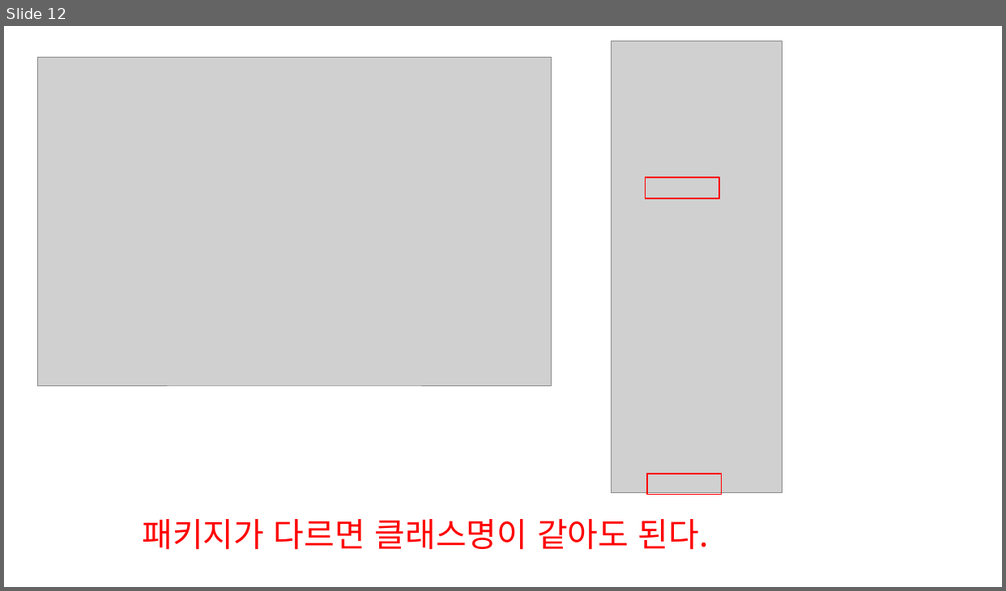
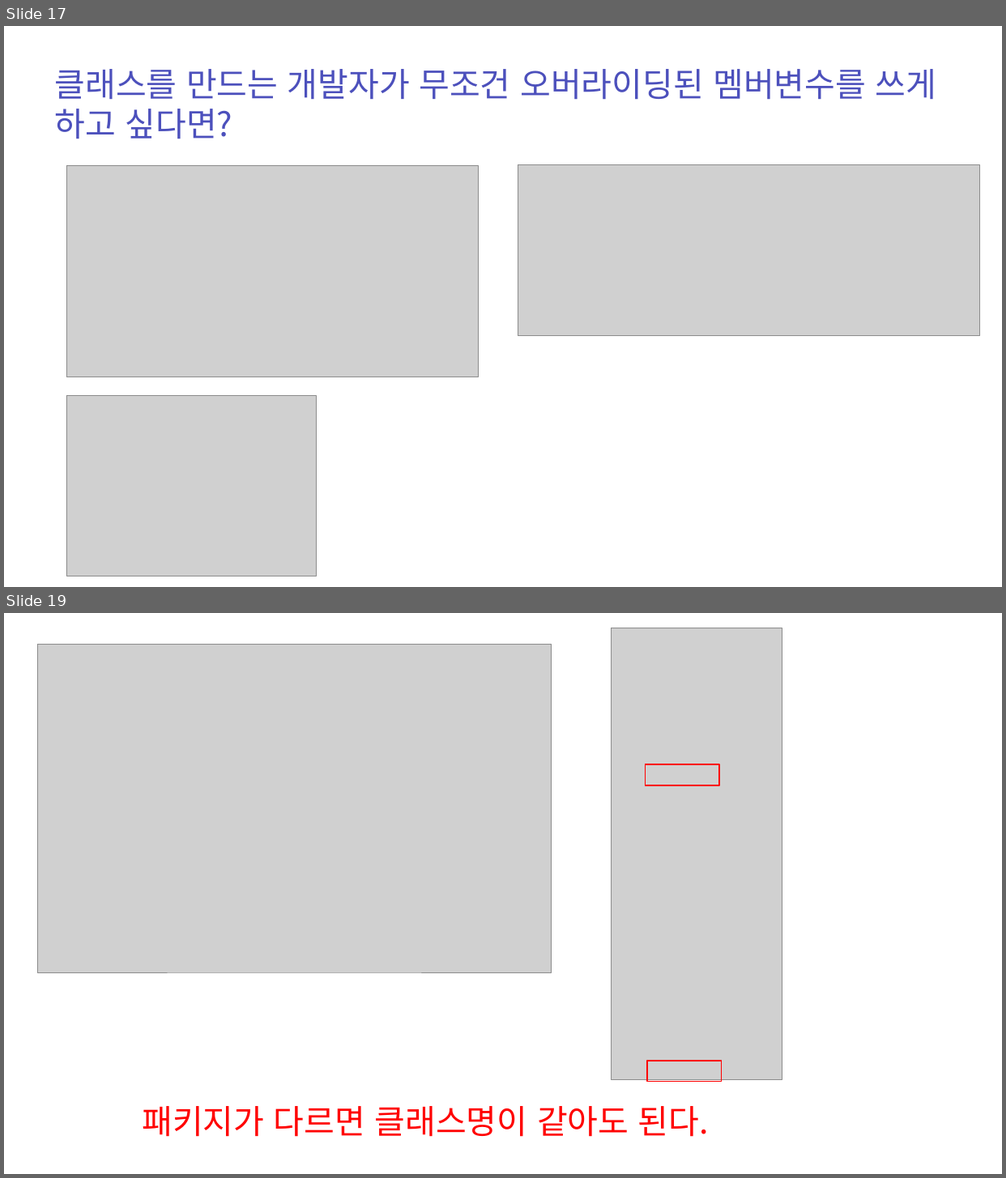
Before and after one commit to zest132/JavaLecture, a slide deck: JavaLecture/LectureFile/java 11강 인터페이스와다형성.pptx. Shown one above the other, each under a label of ours: slide 12 before the commit, slides 17 and 19 after it; the slides between them are not shown. The pictures are 1006x591 and 1006x1178 pixels, drawn with LibreOffice and Linux fonts; fonts in the diff are those of the drawing; grey boxes stand for pictures. Boxes give left, top, right and bottom in pixels: in the first picture for what was removed or moved away, otherwise in the second. Text is boxed around its words. In the diff, an @@ line names an element or a change of style, - is before the commit and + after.

```diff
--- a/JavaLecture/LectureFile/java 11강 인터페이스와다형성.pptx
+++ b/JavaLecture/LectureFile/java 11강 인터페이스와다형성.pptx
@@ slide 17 added at box(4, 26, 1002, 587), background #FFFFFF @@
@@ text added at box(55, 69, 937, 139), 48 pt, text #4C50BC @@
+클래스를 만드는 개발자가 무조건 오버라이딩된 멤버변수를 쓰게 하고 싶다면?
@@ picture added at box(66, 165, 478, 378) @@
@@ picture added at box(518, 165, 979, 336) @@
@@ picture added at box(66, 395, 316, 576) @@
@@ what was slide 12 is now slide 19 @@
```
Also in this commit, not shown: 6 slides changed, 7 other slides added, 1 slide removed, 6 other files.
